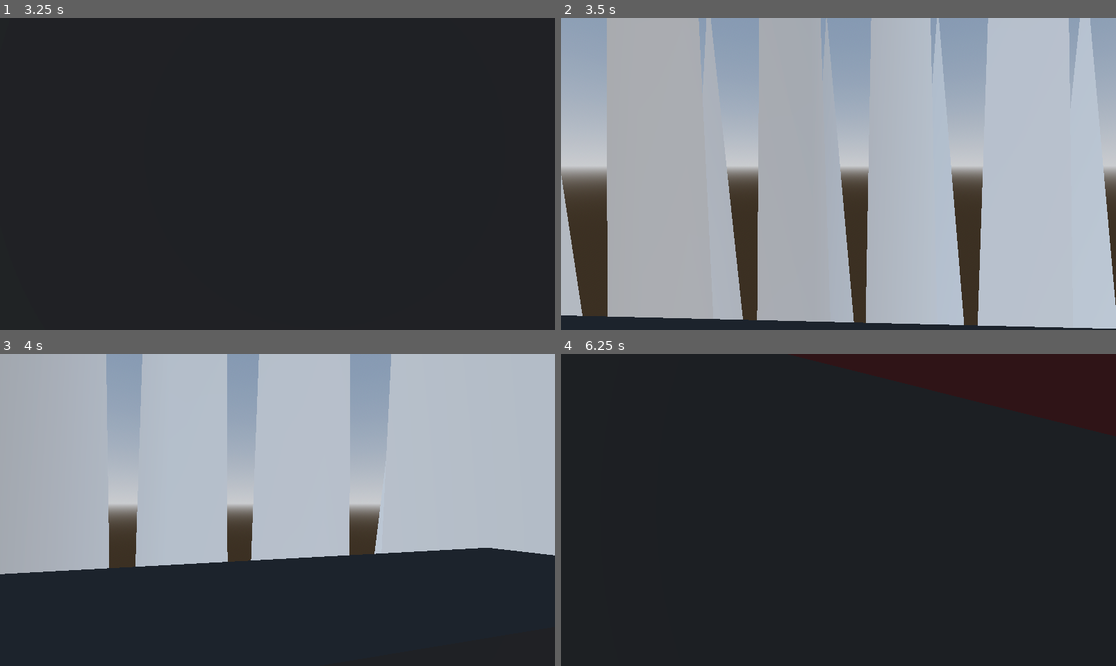
Above: before the commit, frames 1-4 (two rows, left to right).
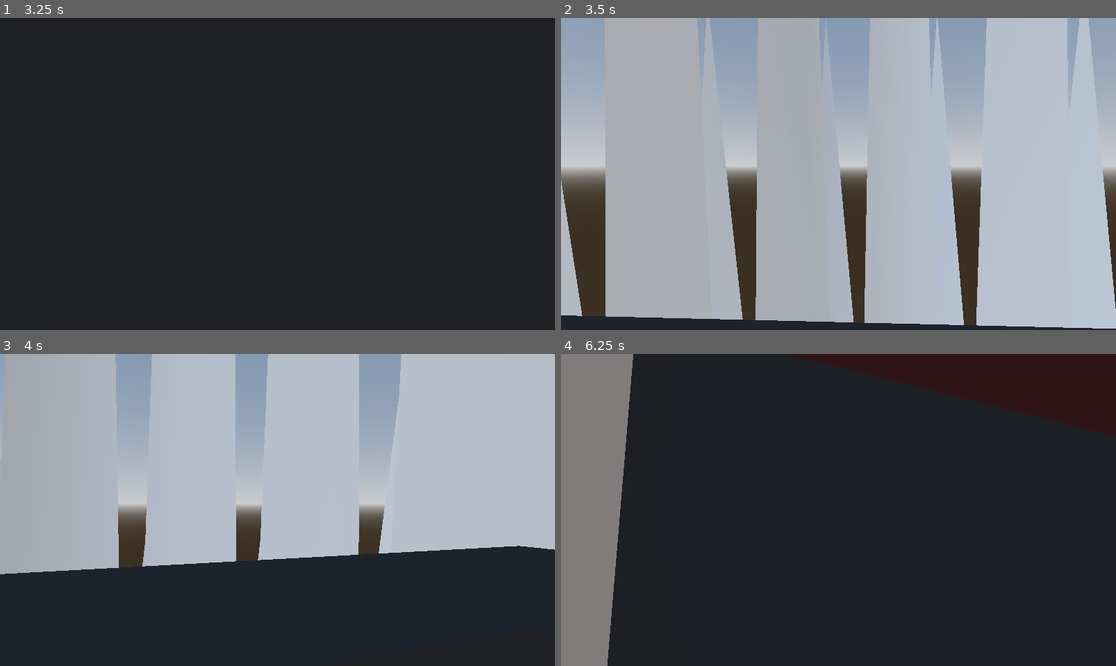
Above: after the commit, the same moments.

Repository: fantasticyeyplustiger/fantastic-boss-fight
Game: Godot game, scene res://Level/Level.tscn
Same seed, same stepped clock (60 frames per second), same inputs: the game is played once before the commit and once after it.
Inputs (mouse positions are in pixels of both pictures, inside the frame that each line leads up to):
- Up to frame 1 (3.25 s): tap Enter at 0.5 s; move the mouse to (305, 174) at 0.52 s; hold Shift (dash) 0.53-1.28 s; hold W (up) from 0.53 s (still down); tap Space (jump) at 0.77, 1.52, 2.75, 3.02 s; move the mouse to (249, 174) at 1.27 s; tap Shift (dash) at 1.35, 2.85 s; move the mouse to (288, 167) at 2.02 s; hold Shift (dash) 2.03-2.78 s; move the mouse to (271, 180) at 2.77 s
- Up to frame 2 (3.5 s): keep holding W (up)
- Up to frame 3 (4 s): keep holding W (up); move the mouse to (316, 513) at 3.52 s; hold Shift (dash) from 3.53 s (still down); tap Space (jump) at 3.77 s
- Up to frame 4 (6.25 s): move the mouse to (794, 506) at 4.27 s; release Shift (dash) at 4.28 s; tap Shift (dash) at 4.35, 5.85 s; tap Space (jump) at 4.52, 5.75, 6.02 s; tap Enter at 5 s; move the mouse to (844, 510) at 5.02 s; hold Shift (dash) 5.03-5.78 s; move the mouse to (816, 503) at 5.77 s; release W (up) at 5.78 s; hold D (right) from 5.78 s (still down)

Frame 1 is identical in both runs. In frame 2, 1.3% of the frame differs, in the area x 0-100%, y 0-99%; in frame 3, 4.2%; in frame 4, 11%, in the area x 0-14%, y 0-100%.

Commit message:
smallfix

Diff:
--- a/fantastic-boss-fight/Level/SpawnedObjects/GroundShockwave.tscn
+++ b/fantastic-boss-fight/Level/SpawnedObjects/GroundShockwave.tscn
@@ -50,7 +50,7 @@
 "times": PackedFloat32Array(0, 1),
 "transitions": PackedFloat32Array(0.392292, 1),
 "update": 0,
-"values": [Vector3(3.5, 3.5, 3.5), Vector3(6, 9, 6)]
+"values": [Vector3(3.5, 3.5, 3.5), Vector3(6.5, 9, 6.5)]
 }
 
 [sub_resource type="Animation" id="Animation_y0uqt"]
